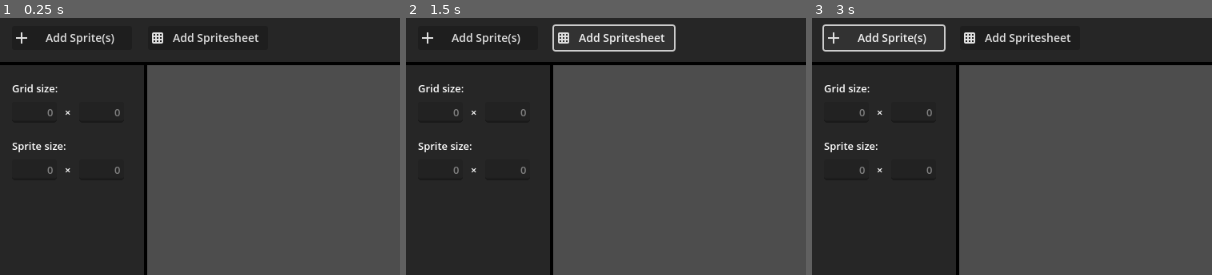
Above: before the commit, frames 1-3 (left to right).
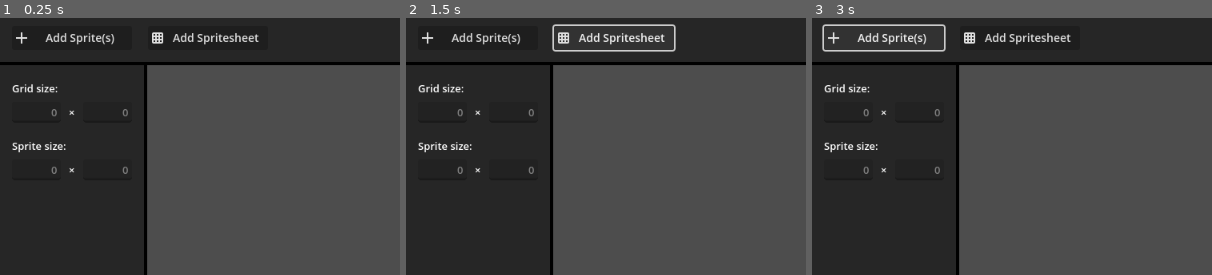
Above: after the commit, the same moments.

Repository: caleb-tognoli/spritesheetbelli
Game: Godot game, scene res://main/main.tscn
Two runs of this game, one before a commit and one after it. Both use one fixed random seed, a clock stepped at 60 frames per second and the inputs below. The engine's default icon, where the game draws it, is replaced by a stand-in: a white triangle on a blue panel in a dark square.
Inputs (mouse positions are % of the whole screen's width and height, from its top left):
- Up to frame 1 (0.25 s): no input
- Up to frame 2 (1.5 s): click "Add Sprite(s)" at 0.5 s; click "Add Spritesheet" at 1.25 s
- Up to frame 3 (3 s): click (99, 11) at 2 s; click "Add Sprite(s)" at 2.75 s
The pictures show only the part of the screen within x 0-50%, y 0-50%; the shares and areas given below are measured in that part.

The runs differ from the first frame. In frame 1, 0.2% of the frame differs, in the area x 11-32%, y 35-61%; in frame 2, 0.2%; in frame 3, 0.2%.

Commit message:
Style update

Diff:
--- a/main/main.tscn
+++ b/main/main.tscn
@@ -88,18 +88,12 @@
 grow_horizontal = 2
 grow_vertical = 2
 
-[node name="Panel" type="Panel" parent="VBoxContainer"]
+[node name="Panel" type="PanelContainer" parent="VBoxContainer"]
 custom_minimum_size = Vector2(0, 60)
 layout_mode = 2
 
 [node name="MarginContainer" type="MarginContainer" parent="VBoxContainer/Panel"]
-layout_mode = 1
-anchors_preset = 15
-anchor_right = 1.0
-anchor_bottom = 1.0
-offset_bottom = 1.0
-grow_horizontal = 2
-grow_vertical = 2
+layout_mode = 2
 theme_override_constants/margin_left = 15
 theme_override_constants/margin_top = 0
 theme_override_constants/margin_right = 20
@@ -191,7 +185,7 @@
 layout_mode = 2
 size_flags_vertical = 3
 
-[node name="ToolBar" type="Panel" parent="VBoxContainer/HBoxContainer"]
+[node name="ToolBar" type="PanelContainer" parent="VBoxContainer/HBoxContainer"]
 custom_minimum_size = Vector2(180, 0)
 layout_mode = 2
 size_flags_horizontal = 0
@@ -199,8 +193,6 @@
 
 [node name="MarginContainer" type="MarginContainer" parent="VBoxContainer/HBoxContainer/ToolBar"]
 layout_mode = 2
-offset_right = 180.0
-offset_bottom = 584.0
 theme_override_constants/margin_left = 15
 theme_override_constants/margin_top = 20
 theme_override_constants/margin_right = 15
@@ -221,12 +213,12 @@
 
 [node name="HBoxContainer" type="HBoxContainer" parent="VBoxContainer/HBoxContainer/ToolBar/MarginContainer/VBoxContainer/GridSize"]
 layout_mode = 2
-size_flags_horizontal = 0
 theme_override_constants/separation = 10
 
 [node name="GridColumns" type="LineEdit" parent="VBoxContainer/HBoxContainer/ToolBar/MarginContainer/VBoxContainer/GridSize/HBoxContainer"]
 unique_name_in_owner = true
 layout_mode = 2
+size_flags_horizontal = 3
 size_flags_vertical = 4
 tooltip_text = "Columns"
 placeholder_text = "x"
@@ -249,6 +241,7 @@
 [node name="GridRows" type="LineEdit" parent="VBoxContainer/HBoxContainer/ToolBar/MarginContainer/VBoxContainer/GridSize/HBoxContainer"]
 unique_name_in_owner = true
 layout_mode = 2
+size_flags_horizontal = 3
 size_flags_vertical = 4
 tooltip_text = "Rows"
 placeholder_text = "y"
@@ -274,12 +267,12 @@
 
 [node name="HBoxContainer" type="HBoxContainer" parent="VBoxContainer/HBoxContainer/ToolBar/MarginContainer/VBoxContainer/SpriteSize"]
 layout_mode = 2
-size_flags_horizontal = 0
 theme_override_constants/separation = 10
 
 [node name="SpriteWidth" type="LineEdit" parent="VBoxContainer/HBoxContainer/ToolBar/MarginContainer/VBoxContainer/SpriteSize/HBoxContainer"]
 unique_name_in_owner = true
 layout_mode = 2
+size_flags_horizontal = 3
 size_flags_vertical = 4
 tooltip_text = "Length"
 placeholder_text = "x"
@@ -302,6 +295,7 @@
 [node name="SpriteHeight" type="LineEdit" parent="VBoxContainer/HBoxContainer/ToolBar/MarginContainer/VBoxContainer/SpriteSize/HBoxContainer"]
 unique_name_in_owner = true
 layout_mode = 2
+size_flags_horizontal = 3
 size_flags_vertical = 4
 tooltip_text = "Height"
 placeholder_text = "y"
